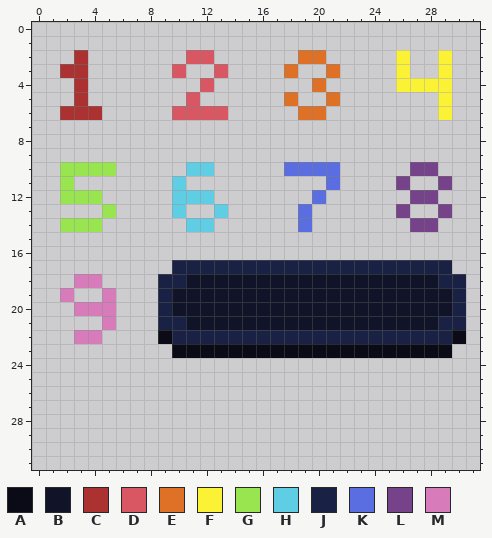
Edited in one commit: pixel-art sprite (assets/spritesheet.png). The first picture shows the starting point.
The file is 32x32 pixels.
Palette (. is transparent): A #0a0b16  B #111428  C #ac3232  D #d95763  E #df7126  F #fbf236  G #99e550  H #5fcde4  J #192244  K #5b6ee1  L #76428a  M #d77bba
Pixels before, first column x 2:
 2 .C.......DD......EE.....F..F.
 3 CC......D..D....E..E....F..F.
 4 .C........D.......E.....FFFF.
 5 .C.......D......E..E.......F.
 6 CCC.....DDDD.....EE........F.
 7 .............................
 8 .............................
 9 .............................
10 GGGG.....HH.....KKKK.....LL..
11 G.......H..........K....L..L.
12 GGG.....HHH.......K......LL..
13 ...G....H..H.....K......L..L.
14 GGG......HH......K.......LL..
15 .............................
16 .............................
17 ........JJJJJJJJJJJJJJJJJJJJ.
18 .MM....JJBBBBBBBBBBBBBBBBBBJJ
19 M..M...JBBBBBBBBBBBBBBBBBBBBJ
20 .MMM...JBBBBBBBBBBBBBBBBBBBBJ
21 ...M...JJBBBBBBBBBBBBBBBBBBJJ
22 .MM....AJJJJJJJJJJJJJJJJJJJJA
23 ........AAAAAAAAAAAAAAAAAAAA.
The result:
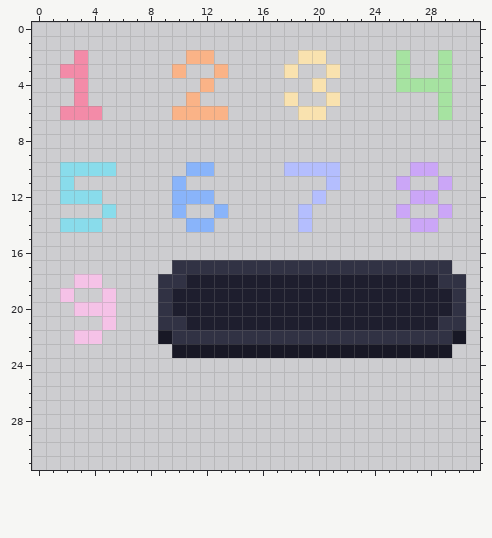
Edits made:
Colour A changes from #0a0b16 to #181825.
Colour B changes from #111428 to #1e1e2e.
Colour C changes from #ac3232 to #f38ba8.
Colour D changes from #d95763 to #fab387.
Colour E changes from #df7126 to #f9e2af.
Colour F changes from #fbf236 to #a6e3a1.
Colour G changes from #99e550 to #89dceb.
Colour H changes from #5fcde4 to #89b4fa.
Colour J changes from #192244 to #313244.
Colour K changes from #5b6ee1 to #b4befe.
Colour L changes from #76428a to #cba6f7.
Colour M changes from #d77bba to #f5c2e7.
Where, in picture pixels (left, top, right, bottom), the same in both pictures:
changed: (60, 50, 116, 232)
changed: (158, 50, 466, 358)
changed: (60, 274, 116, 344)
